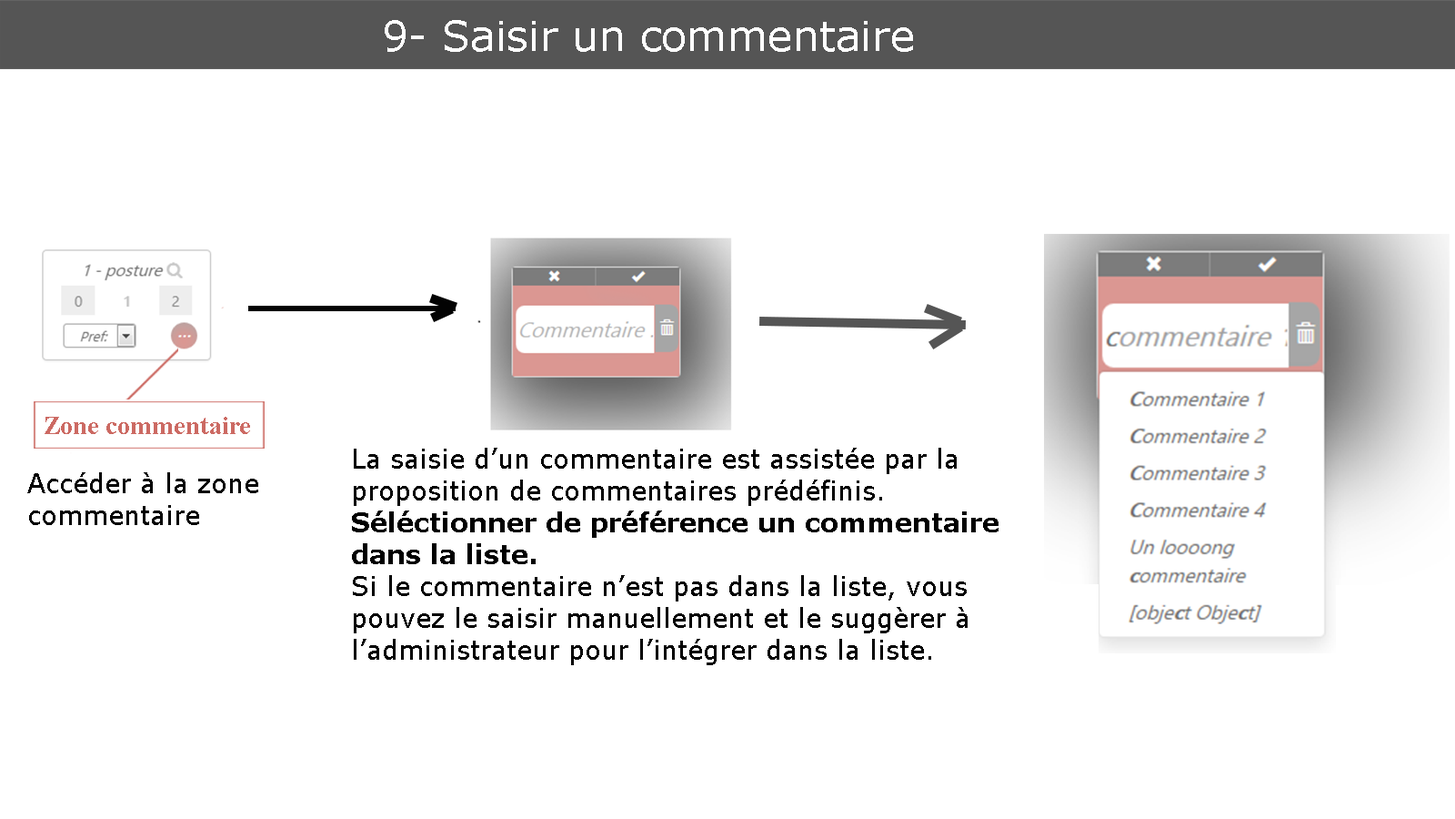
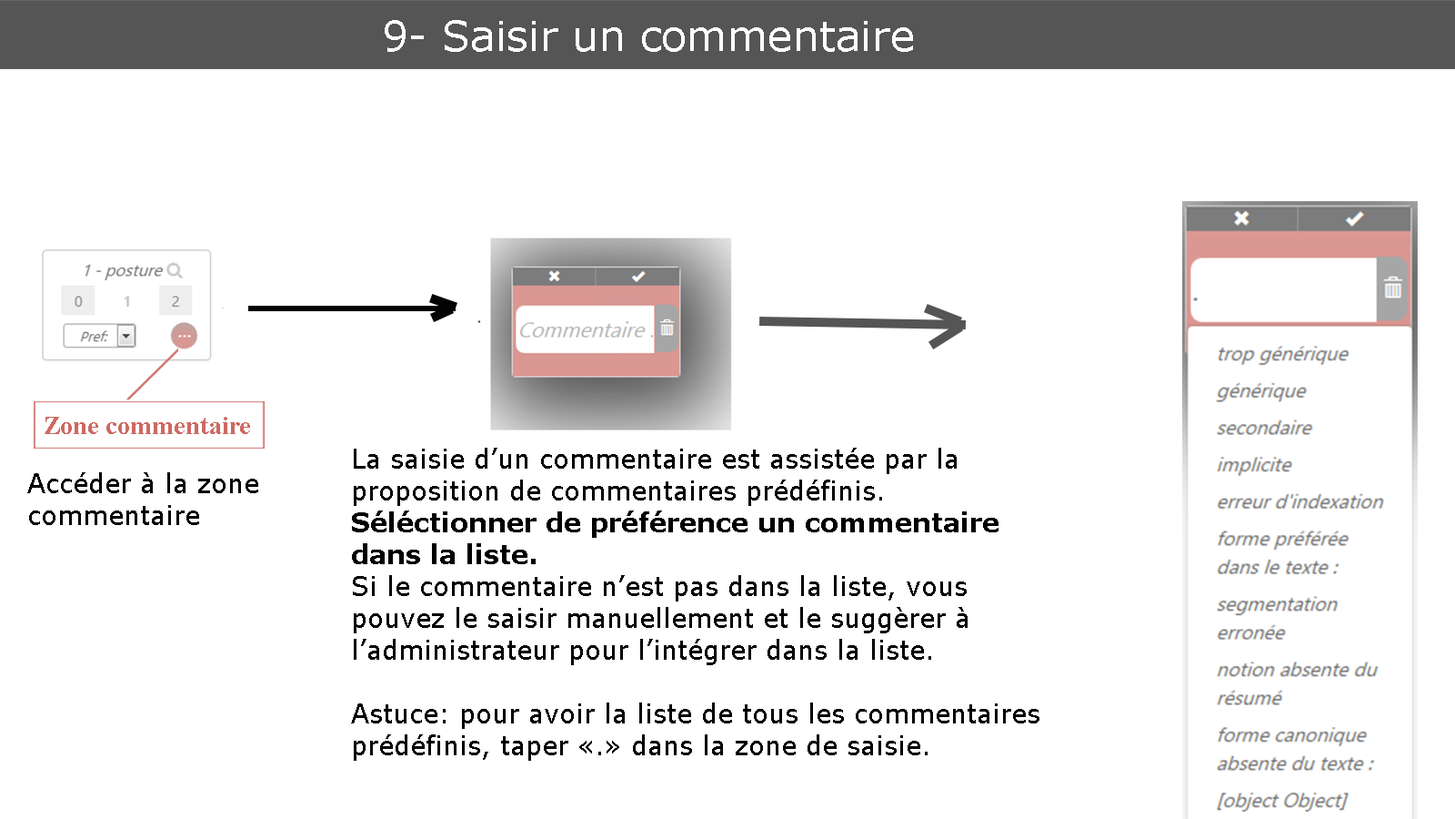
Two versions of the same layered image (1455x819). Layer-by-layer changes:
added layer "commentairePredefini" above "La saisie d’un commentaire est assistée par la proposition de c" over 1182, 201, 1419, 819
painted on "La saisie d’un commentaire est assistée par la proposition de c" over 351, 702, 1040, 761
hid "commentairePresaisi" over 1044, 233, 1450, 654
